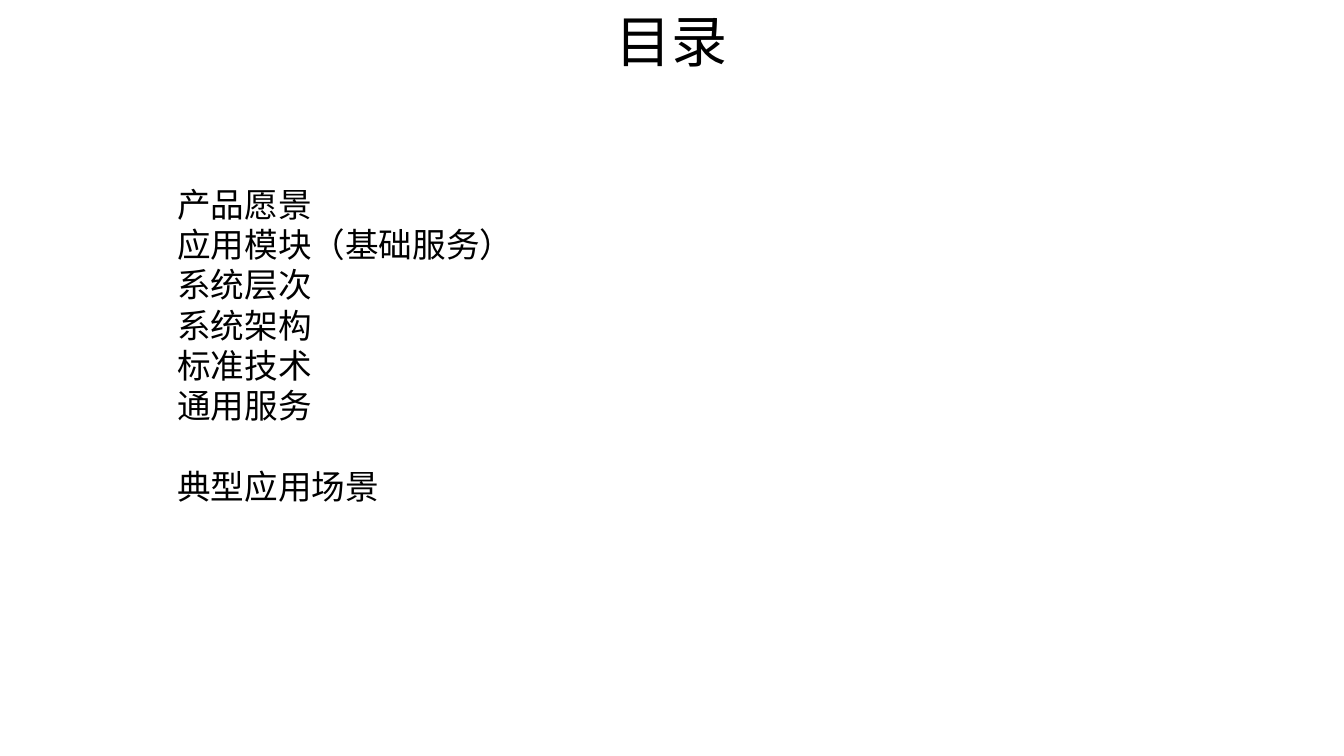
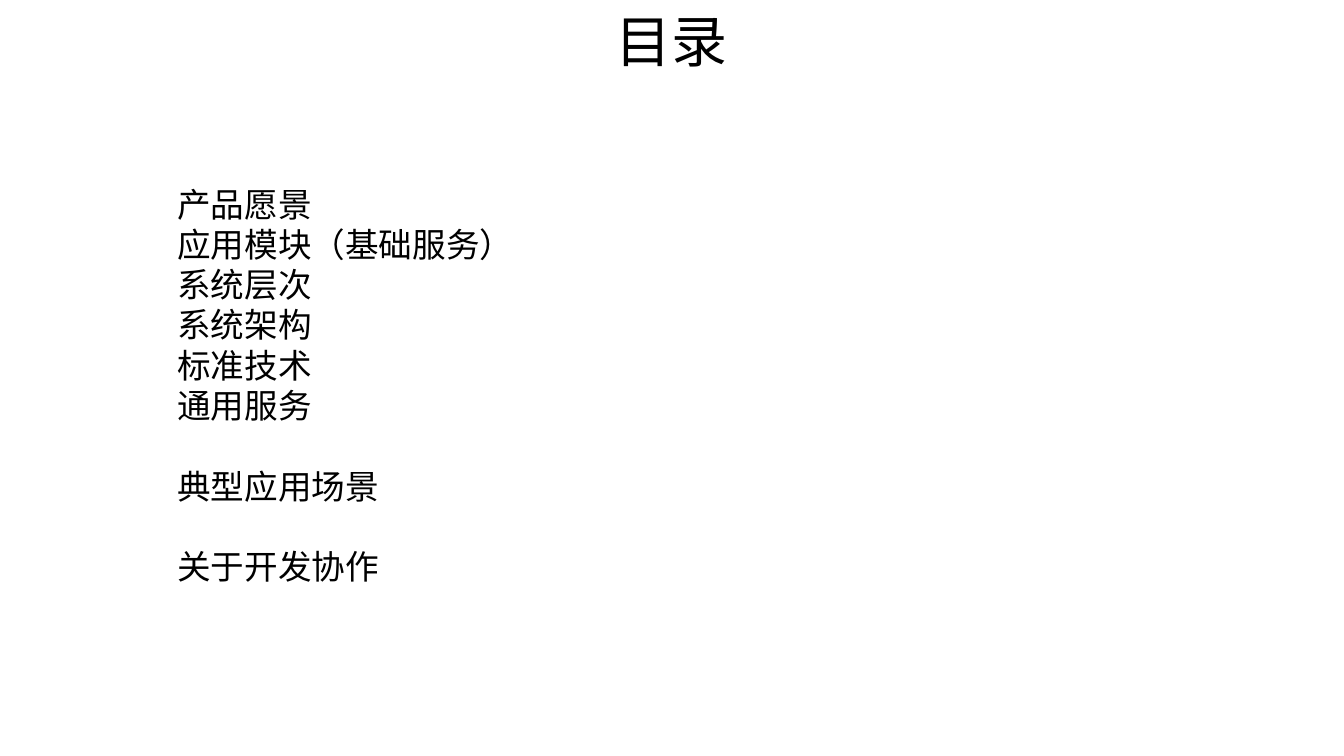
Before and after one commit to shiyunlai/tistools, a slide deck: slide 2 of TIStools.pptx. Drawn at 1344x756 pixels with LibreOffice and Linux fonts; fonts in the diff are those of the drawing. Boxes give left, top, right and bottom in pixels: in the first picture for what was removed or moved away, otherwise in the second. Text is boxed around its words. In the diff, an @@ line names an element or a change of style, - is before the commit and + after.

Commit message:
记录“开发协作”

```diff
--- a/TIStools.pptx
+++ b/TIStools.pptx
@@ text at (177,550,379,582): paragraph added @@
+关于开发协作
```
Also in this commit, not shown: 1 other slide changed, 1 slide added, 1 other file.
